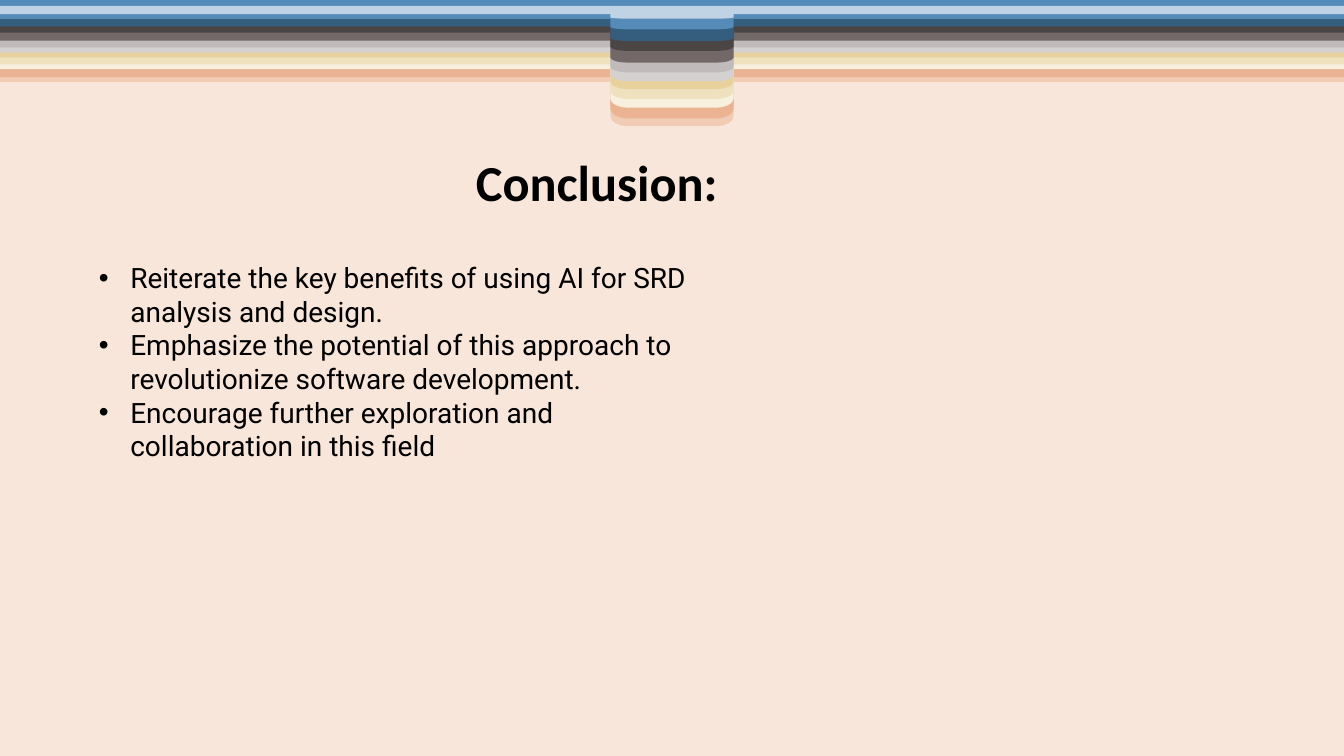
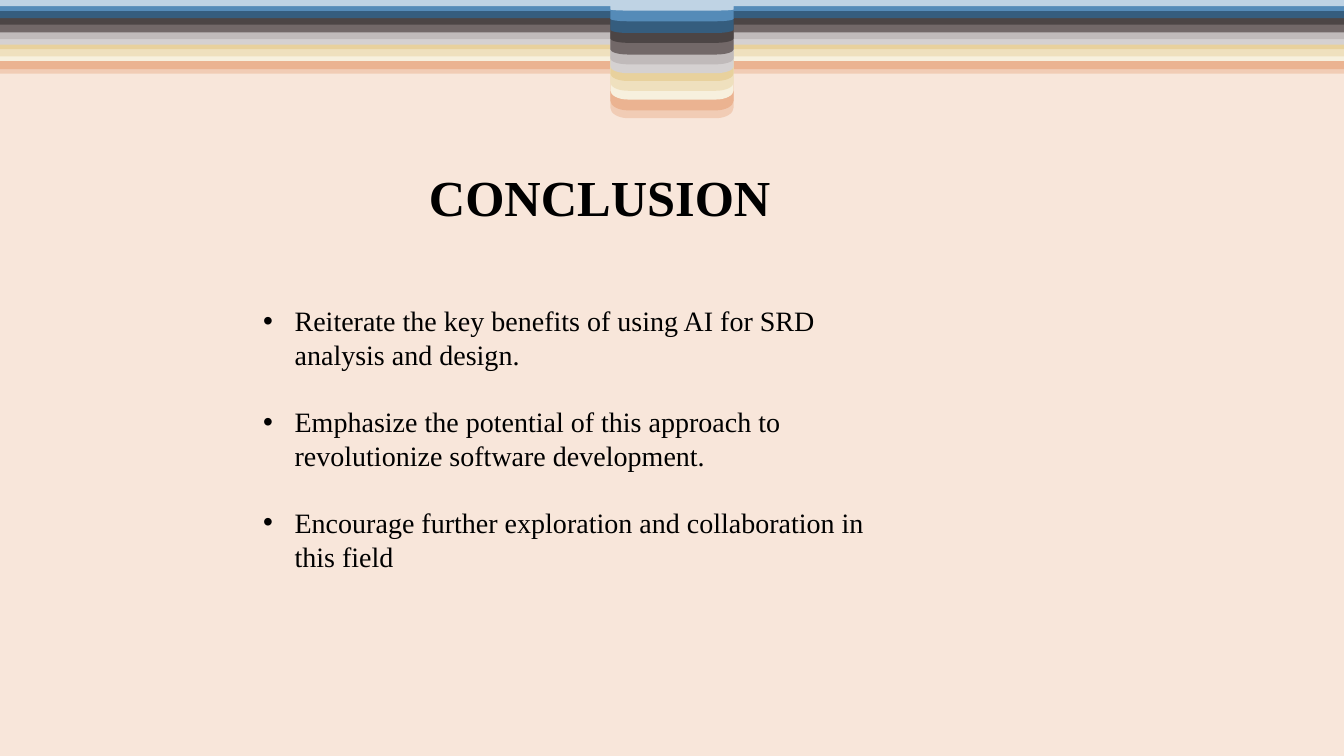
Before and after one commit to reshmailfatima/Stewart-Hackathon, a slide deck: slide 7 of Presentation_02 (1).pptx (slide 8 before the commit). Drawn at 1344x756 pixels with LibreOffice and Linux fonts; fonts in the diff are those of the drawing; background and template pictures are left out. Boxes give left, top, right and bottom in pixels: in the first picture for what was removed or moved away, otherwise in the second. Text is boxed around its words. In the diff, an @@ line names an element or a change of style, - is before the commit and + after.

```diff
--- a/Presentation_02 (1).pptx
+++ b/Presentation_02 (1).pptx
@@ outline redrawn in 8 elements at box(0, 0, 1344, 756), box(0, 0, 1344, 756), box(0, 0, 1344, 756), box(0, 0, 1344, 756), box(0, 0, 1344, 756), box(0, 0, 1344, 756), box(0, 0, 1344, 756), box(0, 0, 1344, 756) @@
@@ 13 freeform shapes: place and size @@
-13 freeform shapes at box(0, 0, 1344, 190)
+13 freeform shapes at box(0, 0, 1344, 181)
@@ text at box(429, 182, 770, 217): text changed; font Calibri to Times New Roman @@
-Conclusion:
+CONCLUSION
@@ text "Reiterate the key benefits of ...": place and size @@
-text "Reiterate the key benefits of ..." at box(130, 266, 685, 457)
+text "Reiterate the key benefits of ..." at box(295, 311, 864, 568)
@@ text "Reiterate the key benefits of ..." at box(295, 311, 864, 568): font Roboto to Times New Roman @@
```
Also in this commit, not shown: 6 other slides changed, 1 slide removed.
